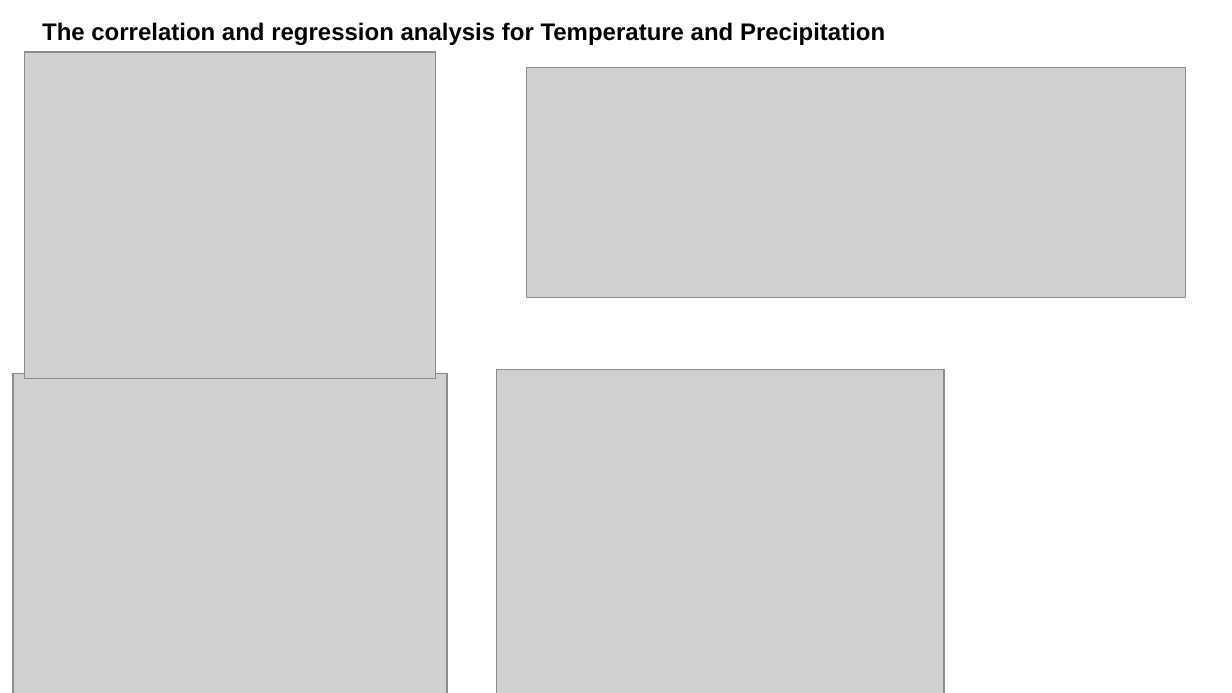
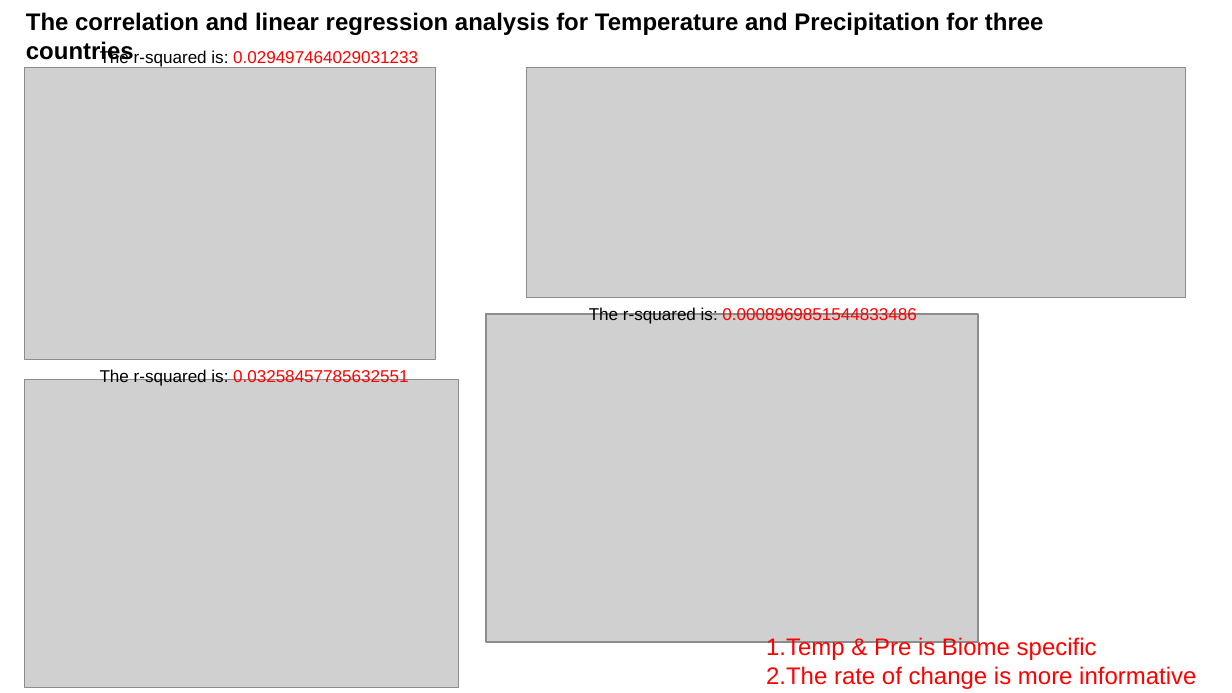
Before and after one commit to LineaFuller/Project_1, a slide deck: slide 9 of Project 1 final.pptx. Drawn at 1232x693 pixels with LibreOffice and Linux fonts; fonts in the diff are those of the drawing; grey boxes stand for pictures. Boxes give left, top, right and bottom in pixels: in the first picture for what was removed or moved away, otherwise in the second. Text is boxed around its words. In the diff, an @@ line names an element or a change of style, - is before the commit and + after.

```diff
--- a/Project 1 final.pptx
+++ b/Project 1 final.pptx
@@ text at [26, 12, 1044, 35]: text changed @@
-The correlation and regression analysis for Temperature and Precipitation
+The correlation and linear regression analysis for Temperature and Precipitation for three countries
@@ text added at [100, 49, 418, 67], 10 pt, text #FF0000 @@
+The r-squared is: 0.029497464029031233
@@ picture: place and size @@
-picture at [25, 52, 436, 378]
+picture at [25, 68, 436, 360]
@@ picture: place and size @@
-picture at [496, 370, 944, 693]
+picture at [487, 314, 978, 642]
@@ text added at [589, 306, 917, 324], 10 pt, text #FF0000 @@
+The r-squared is: 0.0008969851544833486
@@ picture: place and size @@
-picture at [14, 373, 447, 693]
+picture at [25, 379, 458, 687]
@@ text added at [100, 368, 409, 386], 10 pt, text #FF0000 @@
+The r-squared is: 0.03258457785632551
@@ text added at [766, 636, 1196, 689], 14 pt, text #FF0000 @@
+1.Temp & Pre is Biome specific
+2.The rate of change is more informative
```
Also in this commit, not shown: 5 other slides changed, 7 other files.
